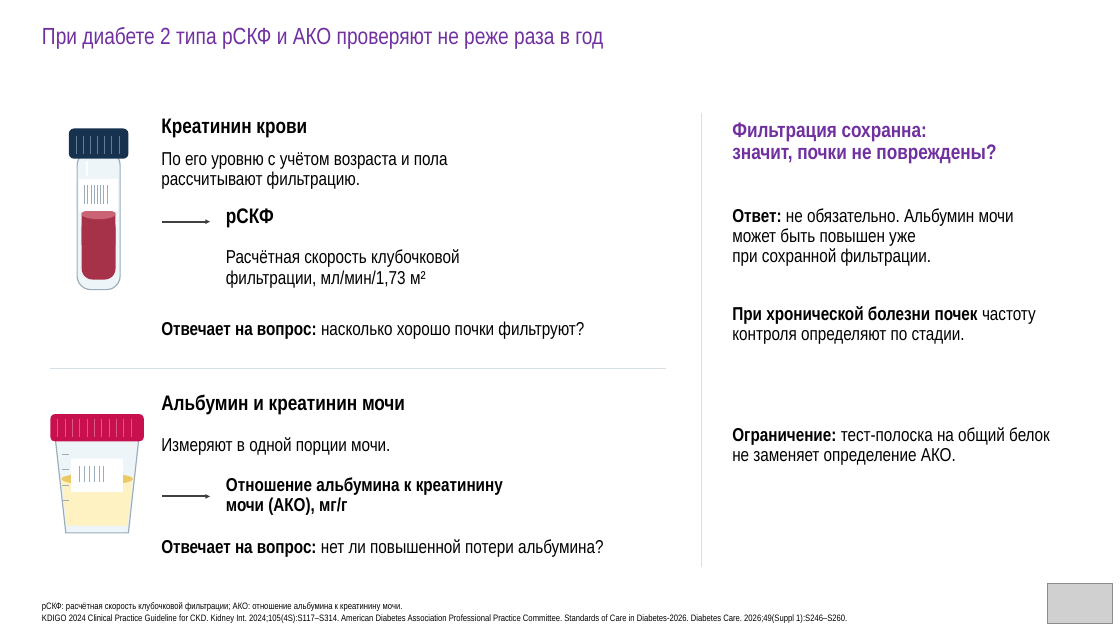
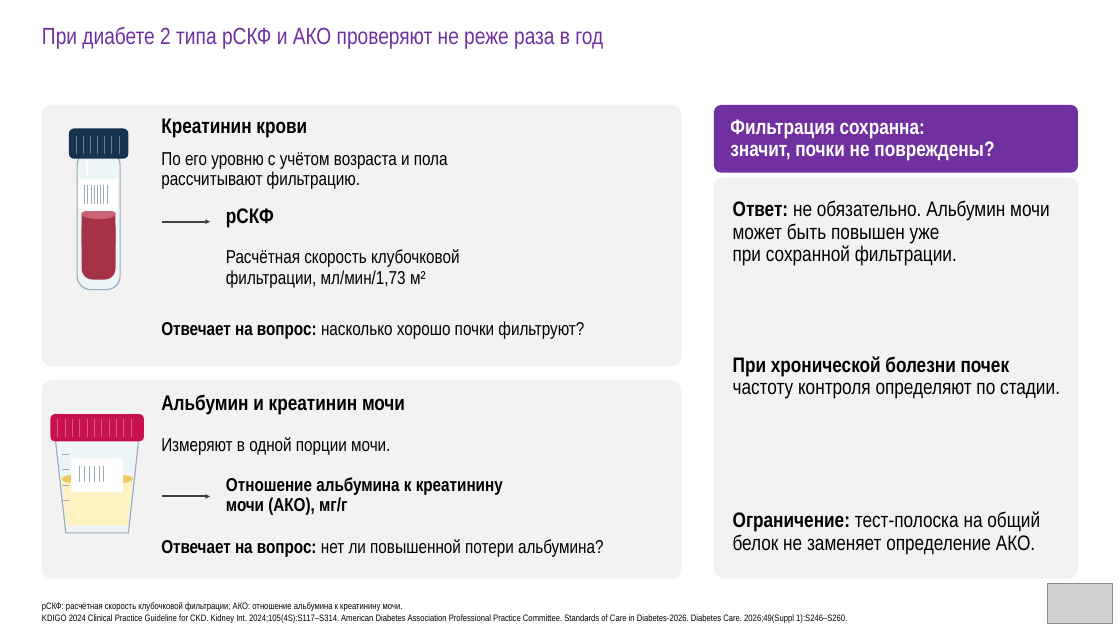
Before and after one commit to drabdulbosit1-eng/my-test-cloud, a slide deck: slide 11 of finerenone/Finerenone_Levin_reviewed.pptx. Drawn at 1120x630 pixels with LibreOffice and Linux fonts; fonts in the diff are those of the drawing; grey boxes stand for pictures. Boxes give left, top, right and bottom in pixels: in the first picture for what was removed or moved away, otherwise in the second. Text is boxed around its words. In the diff, an @@ line names an element or a change of style, - is before the commit and + after.

```diff
--- a/finerenone/Finerenone_Levin_reviewed.pptx
+++ b/finerenone/Finerenone_Levin_reviewed.pptx
@@ rounded rectangle added at (x1=42, y1=105, x2=681, y2=366), fill #F2F2F2 @@
@@ line removed from (702, 113) to (702, 567) @@
@@ text "Фильтрация сохранна:" at (x1=730, y1=119, x2=994, y2=161): text colour #7030A0 to #FFFFFF; vertical alignment top to middle @@
@@ rounded rectangle added at (x1=714, y1=105, x2=1078, y2=173), fill #7030A0 @@
@@ rounded rectangle added at (x1=714, y1=177, x2=1078, y2=579), fill #F2F2F2 @@
@@ text "Ответ: не обязательно. Альбумин мочи" moved from (x1=732, y1=208, x2=1014, y2=266) to (x1=733, y1=200, x2=1050, y2=266) @@
@@ text "При хронической болезни почек частоту ..." moved from (x1=732, y1=306, x2=1036, y2=344) to (x1=733, y1=356, x2=1060, y2=399) @@
@@ line removed from (50, 369) to (666, 369) @@
@@ size 16 to 18 pt in 3 elements at (x1=733, y1=200, x2=1050, y2=266), (x1=733, y1=356, x2=1060, y2=399), (x1=733, y1=511, x2=1040, y2=555) @@
@@ text "Ограничение: тест-полоска на общий белок ..." moved from (x1=732, y1=427, x2=1050, y2=465) to (x1=733, y1=511, x2=1040, y2=555) @@
```
Also in this commit, not shown: 8 other slides changed, 1 other file.
